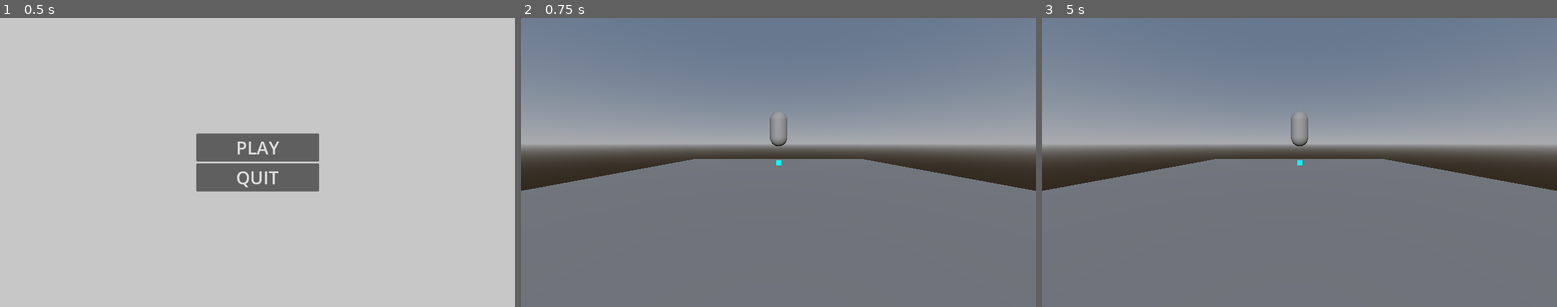
Above: before the commit, frames 1-3 (left to right).
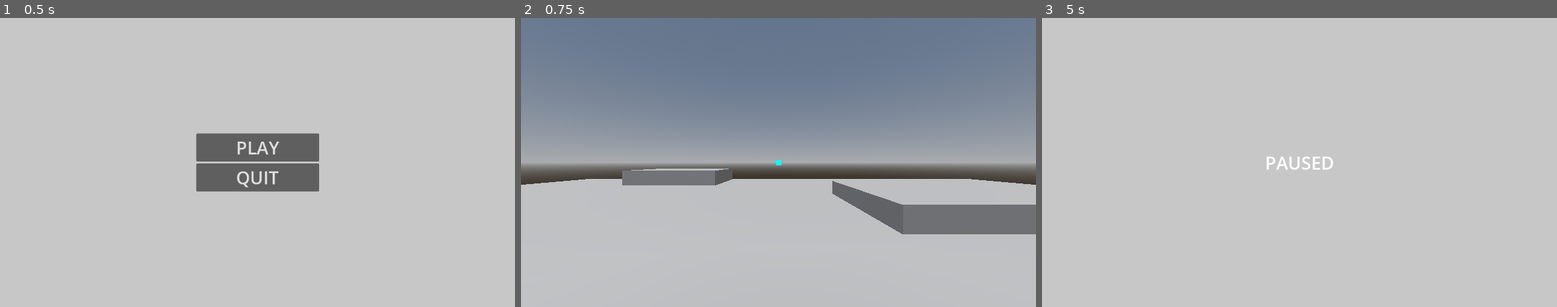
Above: after the commit, the same moments.

Repository: piperinnshall/cgra359-technology-demonstration
Game: Godot game, scene res://src/scenes/main.tscn
Two runs of this game, one before a commit and one after it. Both use one fixed random seed, a clock stepped at 60 frames per second and the inputs below.
Inputs (mouse positions are in pixels of both pictures, inside the frame that each line leads up to):
- Up to frame 1 (0.5 s): no input
- Up to frame 2 (0.75 s): click "PLAY" at 0.5 s
- Up to frame 3 (5 s): tap Enter at 1.25, 1.35, 2.75, 2.85, 4.25, 4.35 s; move the mouse to (1412, 148) at 1.27 s; click (1412, 148) at 1.42 s; tap Space at 2, 3.5 s; move the mouse to (1196, 176) at 2.02 s; tap F at 2.1, 3.6 s; click (1196, 176) at 2.17 s; move the mouse to (1351, 98) at 2.77 s; click (1351, 98) at 2.92 s; move the mouse to (1273, 220) at 3.52 s; click (1273, 220) at 3.67 s; move the mouse to (1454, 205) at 4.27 s; click (1454, 205) at 4.42 s; tap Escape (game_pause) at 4.9 s

Frame 1 is identical in both runs. In frame 2, 51% of the frame differs, in the area x 0-100%, y 32-100%; in frame 3, 100%, in the area x 0-100%, y 0-100%.

Commit message:
chore: Add return types to all functions

Diff:
--- a/src/autoload/input_manager.gd
+++ b/src/autoload/input_manager.gd
@@ -2,7 +2,9 @@
 
 signal pause_pressed
 
-func _unhandled_input(event):
+func _ready() -> void:
+    process_mode = Node.PROCESS_MODE_ALWAYS
+
+func _unhandled_input(event) -> void:
     if event.is_action_pressed("game_pause"):
-        print("game_pause")
         pause_pressed.emit()
--- a/src/autoload/input_manager.tscn
+++ /dev/null
@@ -1,6 +0,0 @@
-[gd_scene format=3 uid="uid://bevalpnkdi4bw"]
-
-[ext_resource type="Script" uid="uid://das36fd0ut52r" path="res://src/autoload/input_manager.gd" id="1_05l3t"]
-
-[node name="InputManager" type="Node" unique_id=716032762]
-script = ExtResource("1_05l3t")
--- a/src/scenes/characters/player.tscn
+++ b/src/scenes/characters/player.tscn
@@ -2,8 +2,19 @@
 
 [sub_resource type="CapsuleMesh" id="CapsuleMesh_ijnqc"]
 
-[node name="Player" type="Node3D" unique_id=1703816825]
+[sub_resource type="CapsuleShape3D" id="CapsuleShape3D_05qlf"]
+
+[node name="Player" type="CharacterBody3D" unique_id=2081480800]
 
 [node name="MeshInstance3D" type="MeshInstance3D" parent="." unique_id=818339042]
 transform = Transform3D(1, 0, 0, 0, 1, 0, 0, 0, 1, 0.0039072037, 0, 0)
 mesh = SubResource("CapsuleMesh_ijnqc")
+
+[node name="CollisionShape3D" type="CollisionShape3D" parent="." unique_id=1953891929]
+transform = Transform3D(1, 0, 0, 0, 1, 0, 0, 0, 1, 0.0039072037, 0, 0)
+shape = SubResource("CapsuleShape3D_05qlf")
+
+[node name="HeadPivot" type="Node3D" parent="." unique_id=851650366]
+
+[node name="Camera3D" type="Camera3D" parent="HeadPivot" unique_id=1203488520]
+transform = Transform3D(1, 0, 0, 0, 1, 0, 0, 0, 1, 0, 0.73632157, 0)
--- a/src/scenes/levels/level_demo.tscn
+++ b/src/scenes/levels/level_demo.tscn
@@ -14,21 +14,40 @@
 sky = SubResource("Sky_dxec7")
 glow_enabled = true
 
+[sub_resource type="WorldBoundaryShape3D" id="WorldBoundaryShape3D_ijnqc"]
+
+[sub_resource type="PlaneMesh" id="PlaneMesh_ijnqc"]
+size = Vector2(40, 40)
+
 [node name="LevelDemo" type="Node3D" unique_id=969973468]
 
 [node name="WorldEnvironment" type="WorldEnvironment" parent="." unique_id=1860513126]
 environment = SubResource("Environment_rkge7")
 
 [node name="Player" parent="." unique_id=1703816825 instance=ExtResource("1_llkpo")]
-transform = Transform3D(1, 0, 0, 0, 1, 0, 0, 0, 1, 0, 3.2072835, 0)
-
-[node name="Camera3D" type="Camera3D" parent="." unique_id=1818009520]
-transform = Transform3D(1, 0, 0, 0, 0.99502325, 0.09964304, 0, -0.09964304, 0.99502325, 0, 2.3592858, 11.029646)
+transform = Transform3D(1, 0, 0, 0, 1, 0, 0, 0, 1, 0, 1.0020099, 0)
 
 [node name="DirectionalLight3D" type="DirectionalLight3D" parent="." unique_id=832820091]
-transform = Transform3D(1, 0, 0, 0, 0.9225745, 0.38581902, 0, -0.38581902, 0.9225745, 0, 4.384159, 14.190635)
+transform = Transform3D(1, 0, 0, 0, 0.18590331, 0.9825681, 0, -0.9825681, 0.18590331, 0, 26.945606, 6.934512)
+light_angular_distance = 38.33
 
 [node name="Geometry" type="Node" parent="." unique_id=1184878265]
 
-[node name="CSGBox3D" type="CSGBox3D" parent="Geometry" unique_id=48814404]
-transform = Transform3D(20.32228, 0, 0, 0, 1, 0, 0, 0, 23.117025, 0, 0, 0)
+[node name="Floor" type="StaticBody3D" parent="Geometry" unique_id=474538632]
+
+[node name="CollisionShape3D" type="CollisionShape3D" parent="Geometry/Floor" unique_id=1461637075]
+shape = SubResource("WorldBoundaryShape3D_ijnqc")
+
+[node name="MeshInstance3D" type="MeshInstance3D" parent="Geometry/Floor" unique_id=1594885992]
+mesh = SubResource("PlaneMesh_ijnqc")
+
+[node name="CSGCombiner3D" type="CSGCombiner3D" parent="Geometry" unique_id=912907362]
+use_collision = true
+
+[node name="CSGBox3D" type="CSGBox3D" parent="Geometry/CSGCombiner3D" unique_id=1475409871]
+transform = Transform3D(1, 0, 0, 0, 1, 0, 0, 0, 1, -7.3711224, 0.6872982, -15.088709)
+size = Vector3(6.225647, 1, 4.8501587)
+
+[node name="CSGBox3D" type="CSGBox3D" parent="Geometry/CSGCombiner3D/CSGBox3D" unique_id=352675977]
+transform = Transform3D(1, 0, 0, 0, 1, 0, 0, 0, 1, 14.270126, -0.3147484, 7.6229877)
+size = Vector3(7.861847, 0.70751953, 5.941681)
--- a/src/scripts/coordinators/game_coordinator.gd
+++ b/src/scripts/coordinators/game_coordinator.gd
@@ -7,17 +7,32 @@
 var _scene_coordinator: SceneCoordinator
 var _ui_coordinator: UICoordinator
 
-func setup(scene_coordinator: SceneCoordinator, ui_coordinator: UICoordinator):
+func _ready() -> void:
+    process_mode = Node.PROCESS_MODE_ALWAYS
+    InputManager.pause_pressed.connect(_pause)
+
+func setup(scene_coordinator: SceneCoordinator, ui_coordinator: UICoordinator) -> void:
     _scene_coordinator = scene_coordinator
     _ui_coordinator = ui_coordinator
     _ui_coordinator.change(UIState.MAIN_MENU)
 
-func play():
+func play() -> void:
+    Input.mouse_mode = Input.MOUSE_MODE_CAPTURED
     _ui_coordinator.change(UIState.NONE)
     _scene_coordinator.change(
         START_LEVEL,
         func(): _ui_coordinator.change(UIState.HUD)
     )
 
-func quit():
+func quit() -> void:
     get_tree().quit()
+
+func _pause() -> void:
+    if _ui_coordinator.state != UIState.HUD and _ui_coordinator.state != UIState.PAUSE_MENU:
+        return
+
+    var paused = _ui_coordinator.state != UIState.PAUSE_MENU
+    var change = UIState.PAUSE_MENU if paused else UIState.HUD
+    Input.mouse_mode = Input.MOUSE_MODE_VISIBLE if paused else Input.MOUSE_MODE_CAPTURED
+    get_tree().paused = paused
+    _ui_coordinator.change(change)
--- a/src/scripts/coordinators/scene_coordinator.gd
+++ b/src/scripts/coordinators/scene_coordinator.gd
@@ -2,13 +2,18 @@
 class_name SceneCoordinator
 
 var _current_scene: Node3D
+var _loading_path := ""
 var _loading_callable: Callable
-var _loading_path := ""
 
 func change(path: String, callable: Callable) -> void:
     if _loading_path:
         return
-    ResourceLoader.load_threaded_request(path)
+
+    var err := ResourceLoader.load_threaded_request(path)
+    if err != OK:
+        push_error("Failed to start loading: " + path)
+        return
+
     _loading_path = path
     _loading_callable = callable
     set_process(true)
@@ -16,17 +21,23 @@
 func _process(_delta: float) -> void:
     if not _loading_path:
         return
-    match ResourceLoader.load_threaded_get_status(_loading_path):
+
+    var status := ResourceLoader.load_threaded_get_status(_loading_path)
+    match status:
         ResourceLoader.THREAD_LOAD_LOADED:
             var scene := ResourceLoader.load_threaded_get(_loading_path)
-            _change(scene)
+            if scene:
+                _change(scene)
+            else:
+                push_error("Loaded resource is not a PackedScene: " + _loading_path)
             _stop_loading()
-        ResourceLoader.THREAD_LOAD_FAILED:
+        ResourceLoader.THREAD_LOAD_FAILED, ResourceLoader.THREAD_LOAD_INVALID_RESOURCE:
             push_error("Failed to load scene: " + _loading_path)
             _stop_loading()
 
 func _stop_loading() -> void:
     _loading_path = ""
+    _loading_callable = Callable()
     set_process(false)
 
 func _change(scene: PackedScene) -> void:
--- a/src/scripts/coordinators/ui_coordinator.gd
+++ b/src/scripts/coordinators/ui_coordinator.gd
@@ -8,8 +8,8 @@
     NONE,
 }
 
+var state := State.NONE
 var _game_coordinator: GameCoordinator
-var _state := State.NONE
 
 @onready var _hud := $HeadsUpDisplay
 @onready var _main_menu := $MainMenu
@@ -20,22 +20,28 @@
     State.HUD: _hud,
 }
 
+func _ready() -> void:
+    process_mode = Node.PROCESS_MODE_ALWAYS
+
 func setup(game_coordinator: GameCoordinator):
     _game_coordinator = game_coordinator
     _main_menu.play_pressed.connect(_on_play_pressed)
     _main_menu.quit_pressed.connect(_on_quit_pressed)
 
-func change(new_state: State):
-    if _state == new_state:
+func change(new_state: State) -> void:
+    if state == new_state:
         return
-    if _state != State.NONE:
-        _ui[_state].hide()
+
+    if state != State.NONE:
+        _ui[state].hide()
+
     if new_state != State.NONE:
         _ui[new_state].show()
-    _state = new_state
 
-func _on_play_pressed():
+    state = new_state
+
+func _on_play_pressed() -> void:
     _game_coordinator.play()
 
-func _on_quit_pressed():
+func _on_quit_pressed() -> void:
     _game_coordinator.quit()
--- a/src/scripts/ui/main_menu.gd
+++ b/src/scripts/ui/main_menu.gd
@@ -6,12 +6,12 @@
 @onready var _play_button := $VBoxContainer/Play
 @onready var _quit_button := $VBoxContainer/Quit
 
-func _ready():
+func _ready() -> void:
     _play_button.pressed.connect(_on_play_pressed)
     _quit_button.pressed.connect(_on_quit_pressed)
 
-func _on_play_pressed():
+func _on_play_pressed() -> void:
     play_pressed.emit()
 
-func _on_quit_pressed():
+func _on_quit_pressed() -> void:
     quit_pressed.emit()
